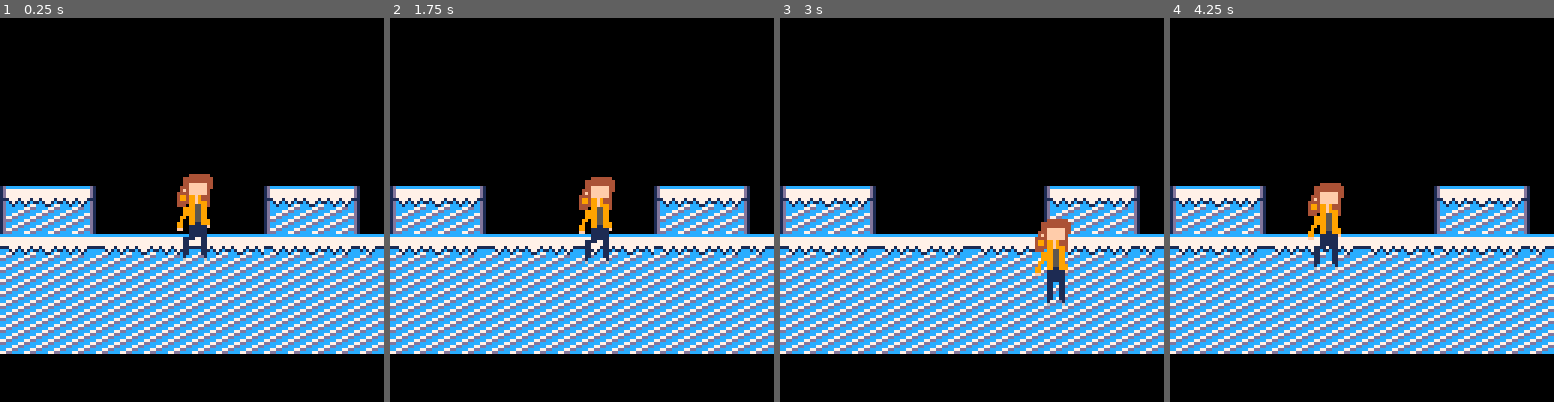
Above: before the commit, frames 1-4 (left to right).
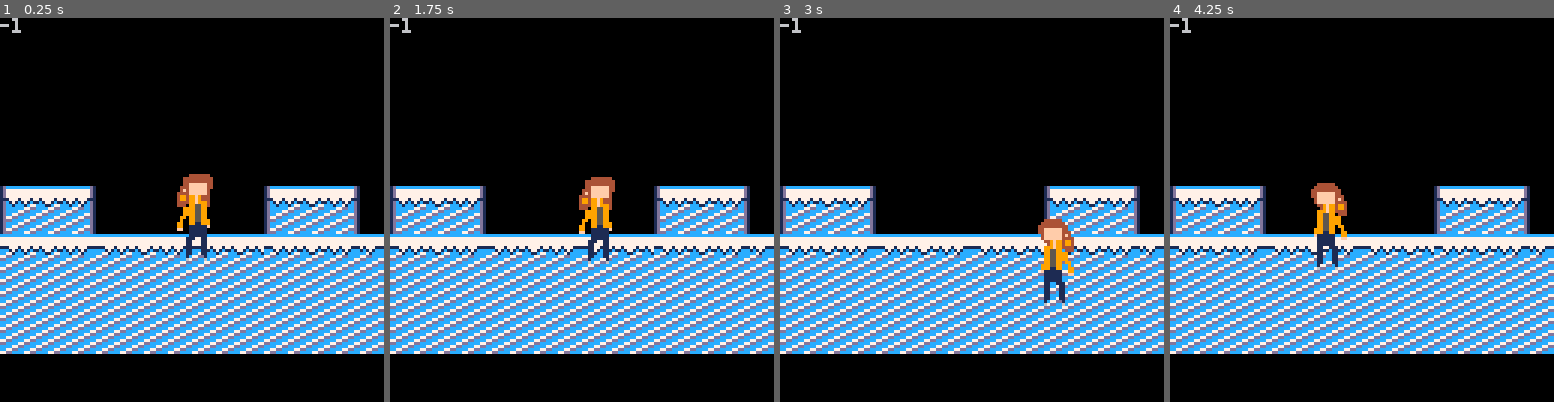
Above: after the commit, the same moments.

Repository: mrbryantguy/School-Route-Charlie
Game: PICO-8 cartridge current code/scr1.p8
Two runs of this game, one before a commit and one after it. Both use one fixed random seed, a clock stepped at 60 frames per second and the inputs below.
Inputs:
- Up to frame 1 (0.25 s): no input
- Up to frame 2 (1.75 s): tap X (X key) at 0.33, 1.07 s; hold Right from 1.6 s (still down)
- Up to frame 3 (3 s): tap X (X key) at 1.85, 2.97 s; release Right at 2.1 s; hold Right from 2.47 s (still down)
- Up to frame 4 (4.25 s): release Right at 3.03 s; hold Left 3.08-3.58 s; hold Right from 4.02 s (still down); tap X (X key) at 4.08 s

The runs differ from the first frame. In frame 1, 0.1% of the frame differs, in the area x 0-50%, y 0-64%; in frame 2, 0.1%; in frame 3, 0.9%, in the area x 0-77%, y 0-75%; in frame 4, 0.9%.

Commit message:
Update scr1.p8
added animation loop so that the character hair moves, for one of the character models

Diff:
--- a/current code/scr1.p8
+++ b/current code/scr1.p8
@@ -31,15 +31,64 @@
 -->8
 --update and draw
 
+
+anim_time=0
+foward = true
 function _update()
 	player_update()
+
+
+
+--	anim_time=0
+	anim_wait=.35
+
+
+	--c resets the original sprite
+	--proablly not needed
+	--foward = true
+	c = 1
+	x = 0
+	q = -1
+	x=print( time() - anim_time)
+	 if time() - anim_time > anim_wait then
+    if p.sp == 1 then
+      p.sp+=2
+      anim_time = time()
+    --end
+   elseif p.sp == 3 and foward == true then
+     p.sp+=2
+     q = p.sp
+      anim_time = time()
+    --end
+    elseif p.sp == 5  then
+      p.sp = 3
+      q = 696969696969
+      foward = false
+      anim_time = time()
+    --end
+     else-- p.sp == 3 and foward == false then
+      p.sp = 1
+      foward = true
+      anim_time = time()
+    end
+
+
+   -- if p.sp > 5  then
+     -- p.sp = c
+      --anim_time=0
+   -- end
+  end
 	--player_animate()
 end
 
 function _draw()
+
 	cls()
 	map(0,0)
 	spr(p.sp, p.x, p.y, p.w, p.h)
+
+	--prints the time at the top right
+	print( q)
 end
 
 function draw_gameover()
@@ -98,15 +147,45 @@
 	p.dy+=gravity
 	p.dx*=friction
 
+--	anim_time=0
+--	anim_wait=.05
+
+	--c resets the original sprite
+	--proablly not needed
+
+	--c = 1
+
+
+	-- if time() - anim_time > anim_wait then
+ --   p.sp+=6
+ --   anim_time = time()
+
+ --   if p.sp > 7  then
+ --     p.sp = c
+ --   end
+ -- end
+
 	--controls
 	if btn(⬅️) then
-		p.sp=3
+		p.sp=7--was 3
 		p.dx-=p.acc
 		p.running=true
 		p.flp=true
+
+		c = 3
 	end
 	if btn(➡️) then
-		p.sp=1
+
+	 --if time() - anim_time > anim_wait then
+   -- p.sp+=6
+   -- anim_time=time()
+
+   -- if p.sp > 7 then
+     -- p.sp = 1
+   -- end
+ -- end
+	--	p.sp=1
+	c = 1
 		p.dx+=p.acc
 		p.running=true
 		p.flp=false
Not shown, changed: 29 lines of the sprite sheet (__gfx__) section of current code/scr1.p8
